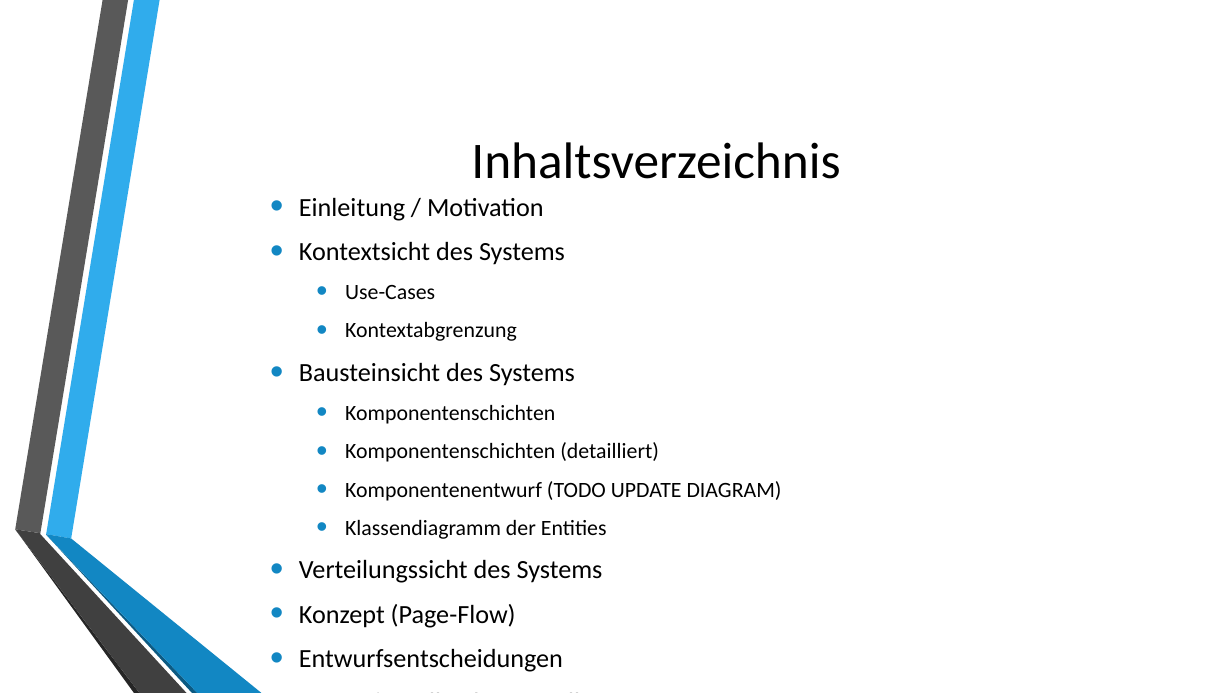
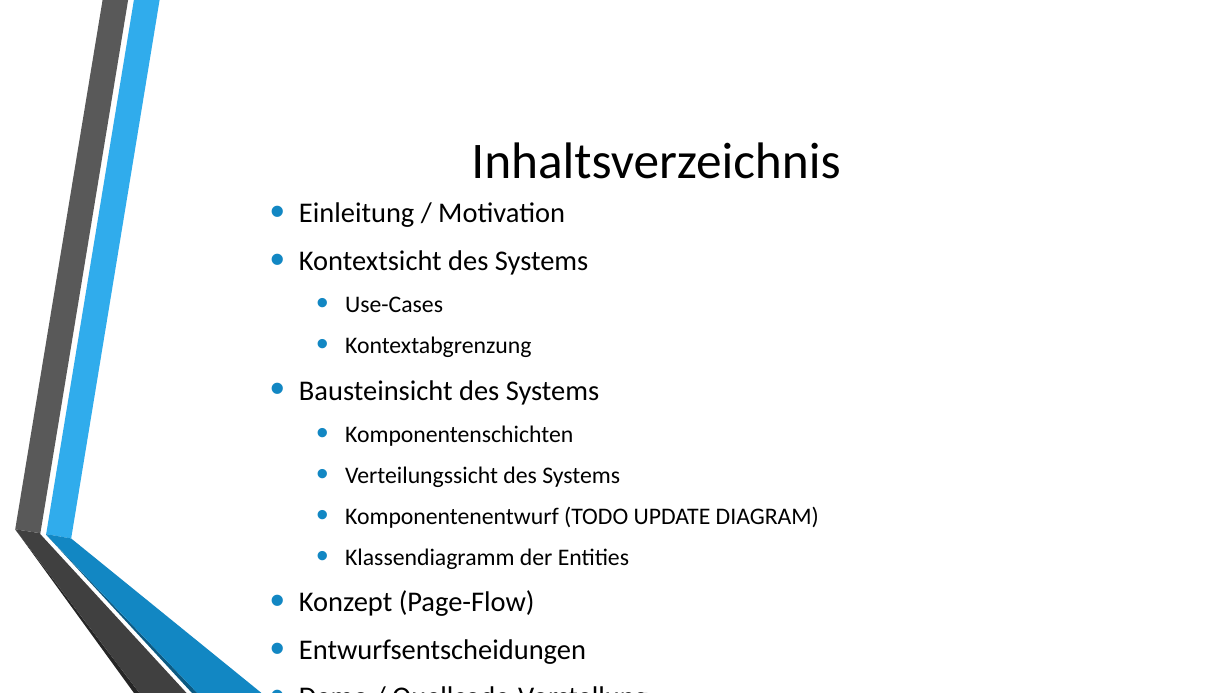
Before and after one commit to autarchprinceps/Conference-System, a slide deck: slide 2 of Präsentation/Präsentation.pptx. Drawn at 1232x693 pixels with LibreOffice and Linux fonts; fonts in the diff are those of the drawing; background and template pictures are left out. Boxes give left, top, right and bottom in pixels: in the first picture for what was removed or moved away, otherwise in the second. Text is boxed around its words. In the diff, an @@ line names an element or a change of style, - is before the commit and + after.

```diff
--- a/Präsentation/Präsentation.pptx
+++ b/Präsentation/Präsentation.pptx
@@ text at [299,202,819,664]: size 20.4 to 22.2 pt in "Einleitung / Motivation", "Kontextsicht des Systems", "Bausteinsicht des Systems", "Konzept (Page-Flow)" and 2 more places; size 17 to 18.5 pt in "Use-Cases", "Kontextabgrenzung", "Komponentenschichten", "Komponentenentwurf (TODO UPDATE DIAGRAM)" and 1 more places @@
@@ text at [345,466,620,487]: text changed; size 17 to 18.5 pt @@
-  • Komponentenschichten (detailliert)
+  • Verteilungssicht des Systems
@@ text at [299,559,603,583]: paragraph removed @@
-• Verteilungssicht des Systems
```
Also in this commit, not shown: 3 other slides changed, 3 other files.
